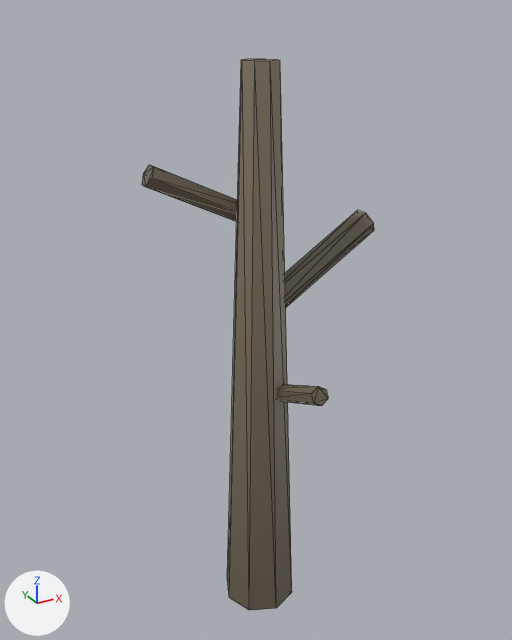
Two versions of the glTF model assets/models/prop_snag.glb, one commit apart.
One viewpoint serves both versions: a camera (50 mm lens) standing at (-2.36, -4.24, 4.7) and looking at (-0.03, 0.01, 2.58). Every picture has the same lights, and +X, +Y and +Z are marked at lower left. The picture after the commit comes second. Mesh edges are drawn as thin lines. Vertices at exactly the same position are counted once.

Before the edit, the objects in view are built like this:
```python
me_prop = bpy.data.meshes.new('prop')
me_prop.from_pydata(...)  # 52 vertices, 88 faces; spans x -0.77..0.97, y -0.71..0.3, z 0.0..4.4
me_prop.materials.append(mat_defaultmaterial)
ob_prop = bpy.data.objects.new('prop', me_prop)
ob_prop.location = (0.0, 0.0, 0.0)
```
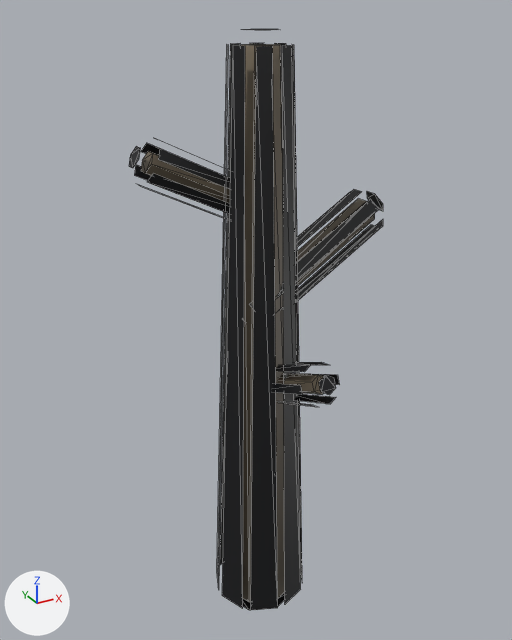
Pixel boxes [x1, y1, x2, y2] of what changed, in the pictures (512 x 640 px; the box of a moved part takes in the faces that stretch with it):
'prop', reshaped (9% wider)
    before: [142, 59, 374, 610]
    after: [129, 29, 383, 610]
part 1 of me_prop, added
    after: [241, 44, 285, 602]
part 2 of me_prop, moved or reshaped
    before: [285, 210, 374, 307]
    after: [297, 198, 375, 286]
part 3 of me_prop, moved or reshaped
    before: [142, 165, 237, 222]
    after: [141, 151, 230, 204]
part 4 of me_prop, moved or reshaped
    before: [277, 384, 328, 406]
    after: [278, 374, 323, 395]
part 5 of me_prop, built on
    before: [227, 59, 292, 610]
    after: [129, 29, 383, 610]
part 6 of me_prop, recoloured
    after: [243, 596, 285, 610]

What the commit changed:
me_prop is used by ob_prop; location (0.0, 0.0, 0.0).
me_prop had 52 vertices, 88 faces and spanned x -0.77..0.97, y -0.71..0.3, z 0.0..4.4.
me_prop now has 208 vertices, 176 faces and spans x -0.86..1.05, y -0.79..0.38, z 0.0..4.58.
me_prop part 1: a new loose piece, an 8-sided cut cone along z (radius 0.3 at the low end, 0.13 at the high end) spanning x -0.3..0.3, y -0.3..0.3, z 0.09..4.49, in mat_defaultmaterial.
me_prop part 2: the loose piece of 12 vertices spanning x -0.13..0.97, y -0.1..0.1, z 2.51..3.29 is moved by (0.0, 0.0, 0.09).
me_prop part 3: the loose piece of 12 vertices spanning x -0.77..0.09, y 0.1..0.26, z 3.24..3.76 is moved by (0.0, 0.0, 0.09).
me_prop part 4: the loose piece of 12 vertices spanning x 0.04..0.16, y -0.71..-0.01, z 1.89..2.31 is moved by (0.0, 0.0, 0.09).
Part 5, on me_prop:
8 vertices are removed from x -0.13..0.13, y -0.13..0.13, z 4.4.
28 faces are deleted.
124 vertices are added at x -0.86..1.05, y -0.79..0.38, z 0.09..4.58.
8 new vertices lie (1.02, 0.0, 0.64) away from vertices in x -0.18..0.0, y -0.13..0.13, z 2.52..2.82.
8 new vertices lie (0.8, 0.0, -0.39) away from vertices in x -0.81..-0.67, y 0.06..0.3, z 3.64..3.93.
8 new vertices lie (0.0, 0.64, -0.29) away from vertices in x -0.01..0.21, y -0.74..-0.62, z 2.2..2.47.
88 new faces join them.
me_prop part 6: 4 kept faces spanning x -0.3..0.3, y -0.3..0.3, z 0.0 get new vertex colours; the middle colour goes from brown #6c6252 to black #0d0e12.
